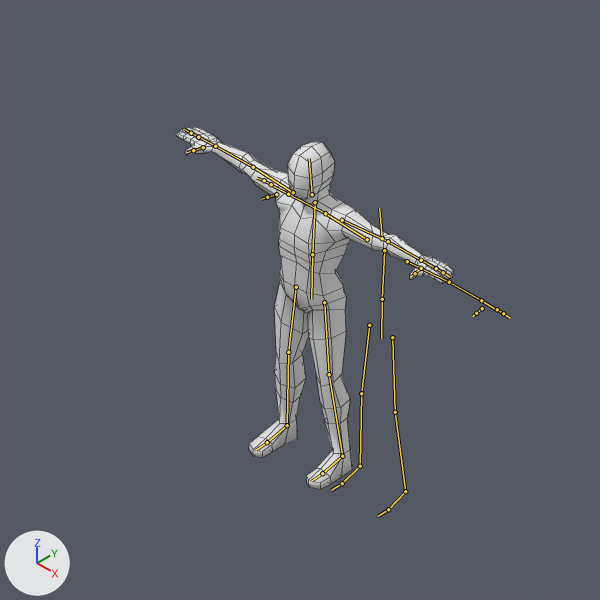
Before and after pictures for a commit that changed the Blender file TestAssets/human.blend.
Both versions are drawn from the file's camera 'Camera'. Every picture has the same lights, and +X, +Y and +Z are marked at lower left. The bones that bend it are drawn over the model as lines. Mesh edges are drawn as thin lines.

Objects in the first picture: 'HumanMale'.
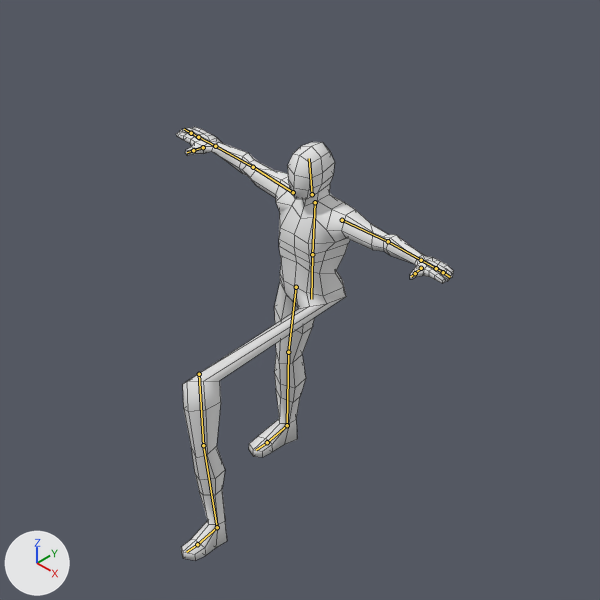
The newer file adds an action. The first version stands in its rest pose; the second is drawn at frame 4 of the action 'Walking'.

The change in detail:
Bone 'Thigh.Left' (bone_thigh_left) moves from (0.0, 0.0, 0.0) to (-0.555, 0.03, 1.704).

Location of each change, [x1, y1, x2, y2] in pixels of the pictures (600 x 600 px):
'HumanMale', posed (20% taller)
    before: [176, 127, 454, 489]
    after: [176, 127, 454, 560]
bone 'Thigh.Left', root to tip
    before: (324, 302) to (329, 374)
    after: (199, 374) to (203, 445)
